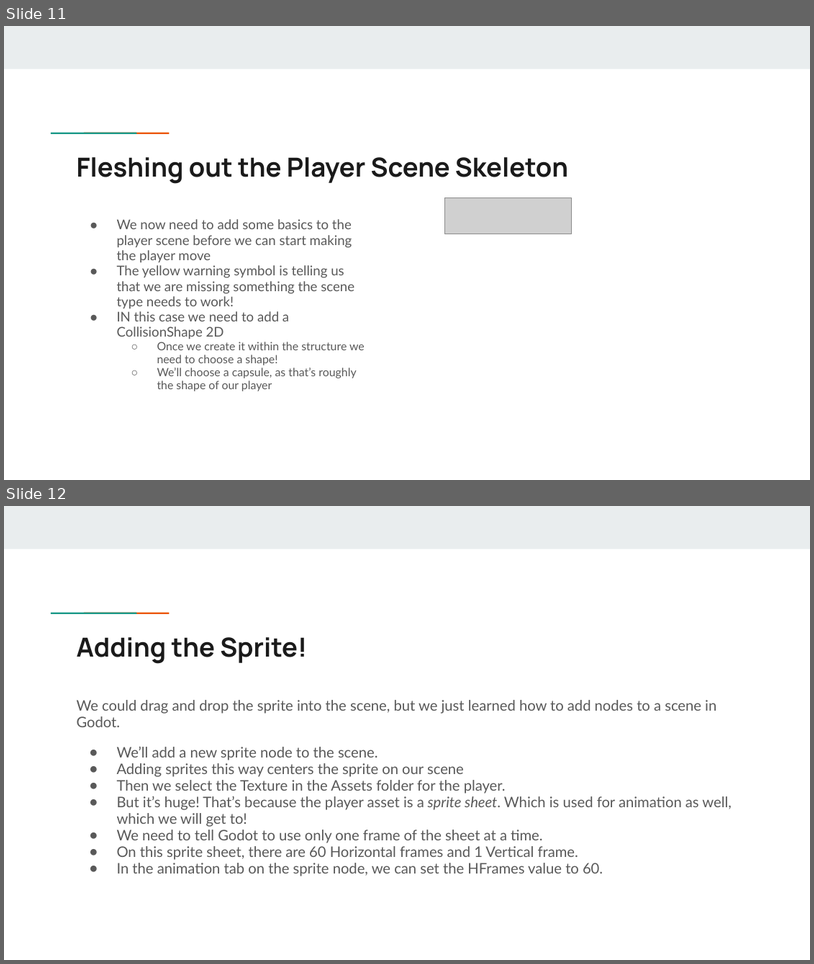
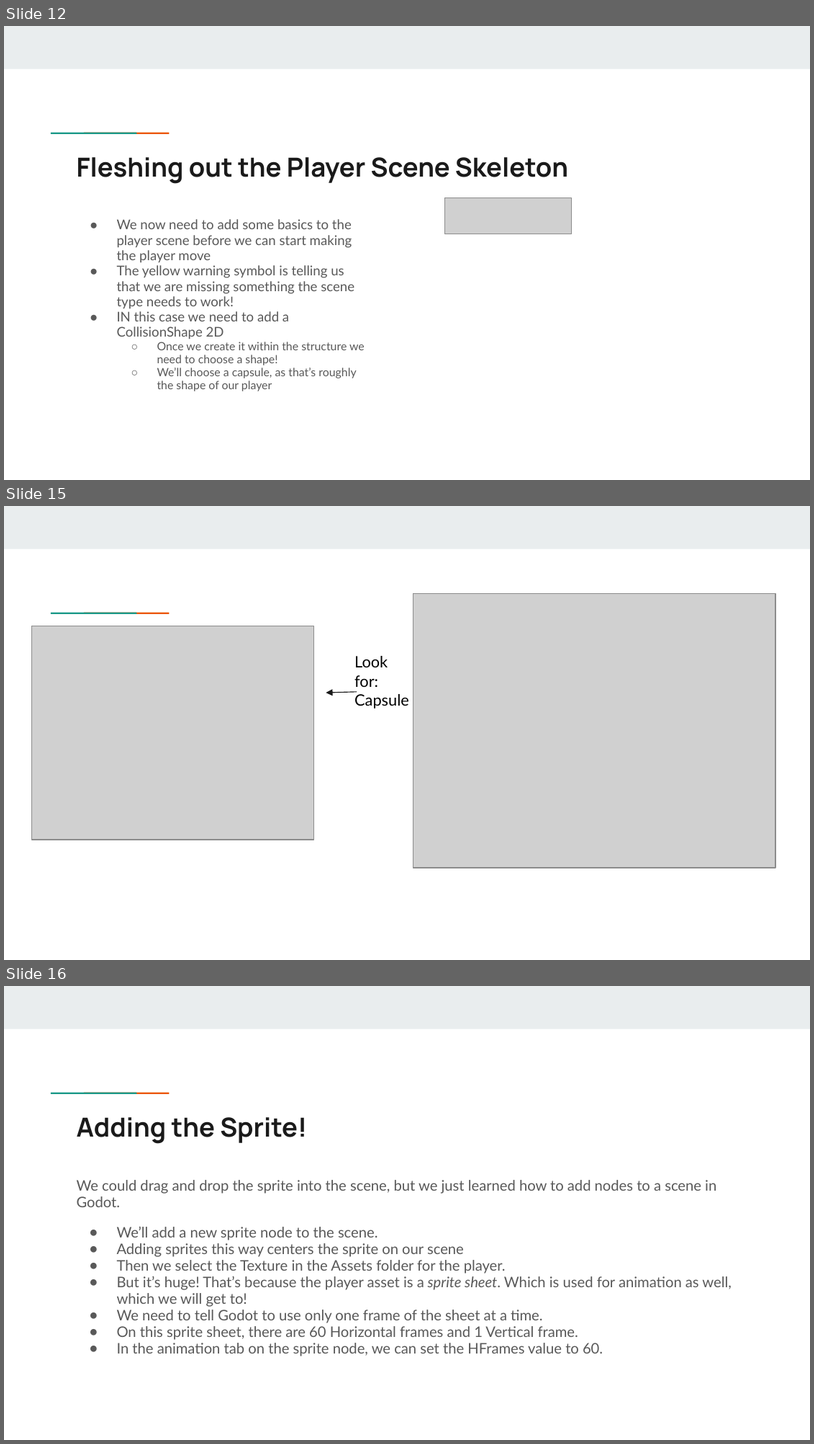
Before and after one commit to dospaceomaha/Game-Design-Fundamentals-Bootcamp, a slide deck: Session1/Getting Started Session 1 - Slides.pptx. Shown one above the other, each under a label of ours: slides 11 and 12 before the commit, slides 12, 15 and 16 after it; the slides between them are not shown. The pictures are 814x964 and 814x1444 pixels, drawn with LibreOffice and Linux fonts; fonts in the diff are those of the drawing; grey boxes stand for pictures. Boxes give left, top, right and bottom in pixels: in the first picture for what was removed or moved away, otherwise in the second. Text is boxed around its words. In the diff, an @@ line names an element or a change of style, - is before the commit and + after.

```diff
--- a/Session1/Getting Started Session 1 - Slides.pptx
+++ b/Session1/Getting Started Session 1 - Slides.pptx
@@ slide 15 added at bbox=[4, 506, 810, 960], background #FFFFFF; not listed: 3 template elements that a slide beside it also shows @@
@@ picture added at bbox=[414, 594, 777, 868] @@
@@ picture added at bbox=[31, 626, 314, 840] @@
@@ text added at bbox=[355, 656, 409, 708], 14 pt, text #000000 @@
+Look for:
+Capsule
@@ arrow added from (358, 692) to (326, 692), #1A1A1A 0.75 pt @@
@@ what was slide 11 is now slide 12 @@
@@ what was slide 12 is now slide 16 @@
```
Also in this commit, not shown: 1 slide changed, 5 other slides added, 1 other file.
